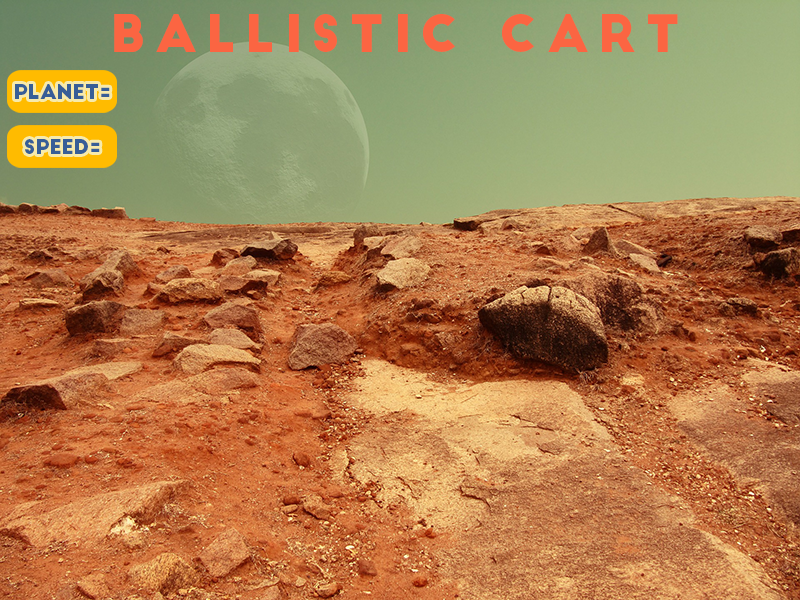
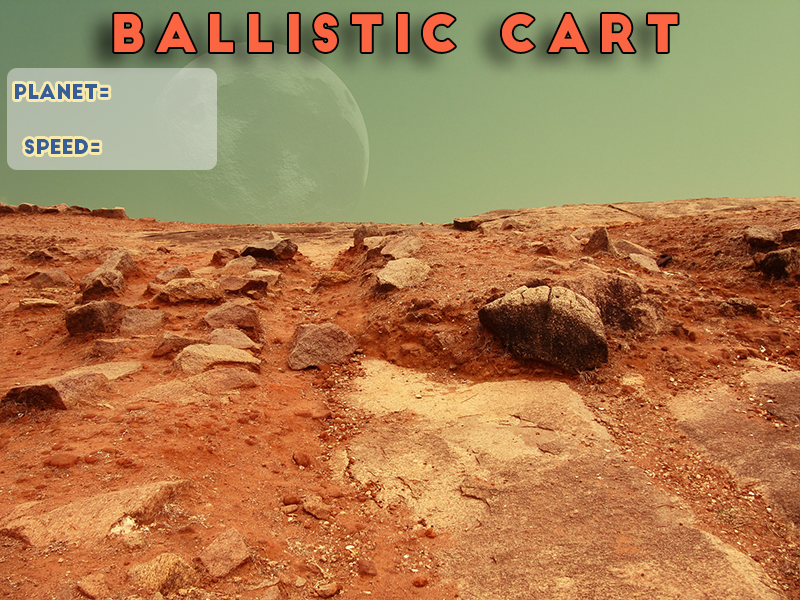
Layer changes from the first (800, 600) image to the second:
hid "Speed" over (7, 125, 117, 168)
hid "planet" over (7, 70, 117, 113)
added layer "Planet Text" above "Speed=" over (21, 84, 109, 99)
added layer "Speed=" above "Rounded Rectangle 1" over (44, 139, 100, 154)
added layer "Rounded Rectangle 1" (50%) above "Ballistic cart" over (7, 68, 217, 170)
